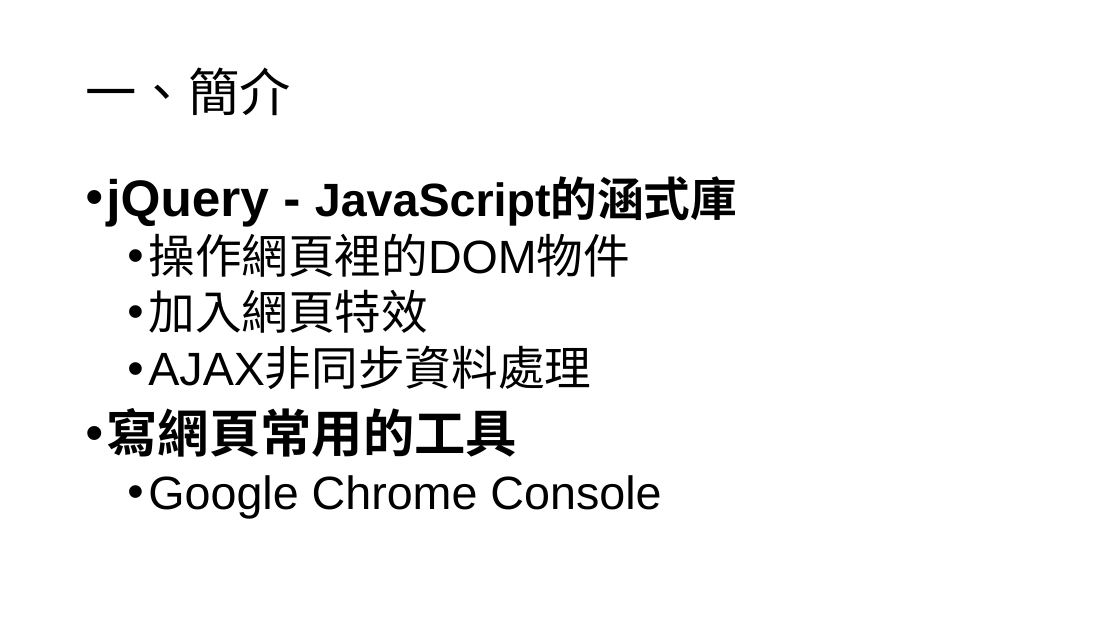
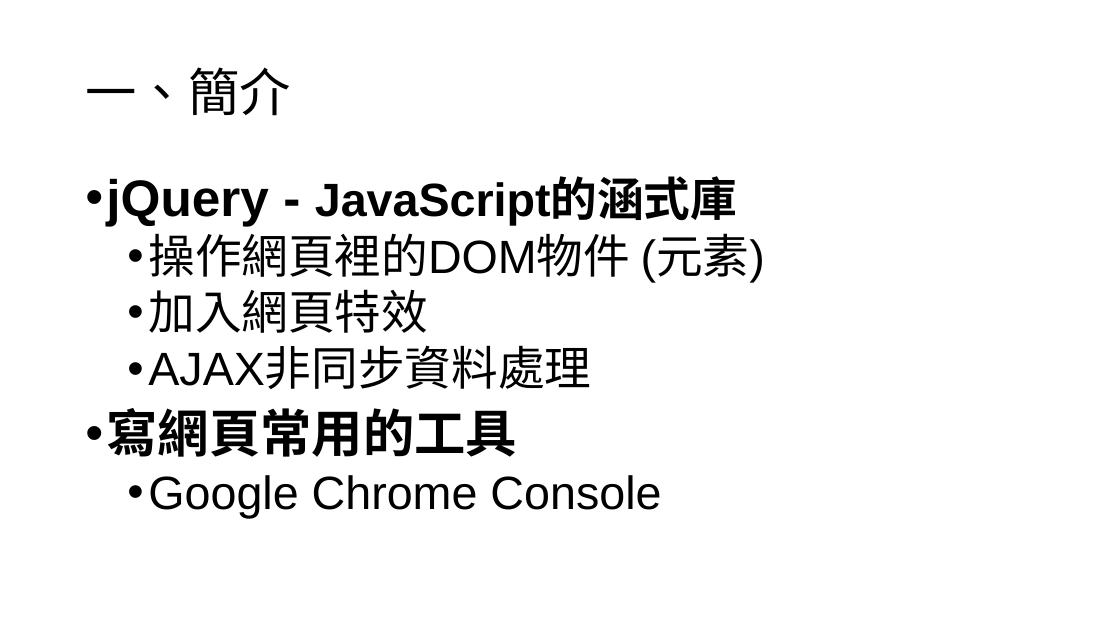
Before and after one commit to Benknightdark/jquerytutorial, a slide deck: slide 4 of jquerytutorial.pptx. Drawn at 1120x630 pixels with LibreOffice and Linux fonts; fonts in the diff are those of the drawing. Boxes give left, top, right and bottom in pixels: in the first picture for what was removed or moved away, otherwise in the second. Text is boxed around its words. In the diff, an @@ line names an element or a change of style, - is before the commit and + after.

```diff
--- a/jquerytutorial.pptx
+++ b/jquerytutorial.pptx
@@ text at bbox=[148, 225, 765, 282]: text changed @@
-  • 操作網頁裡的DOM物件
+  • 操作網頁裡的DOM物件 (元素)
```
Also in this commit, not shown: 1 other slide changed, 2 other files.
